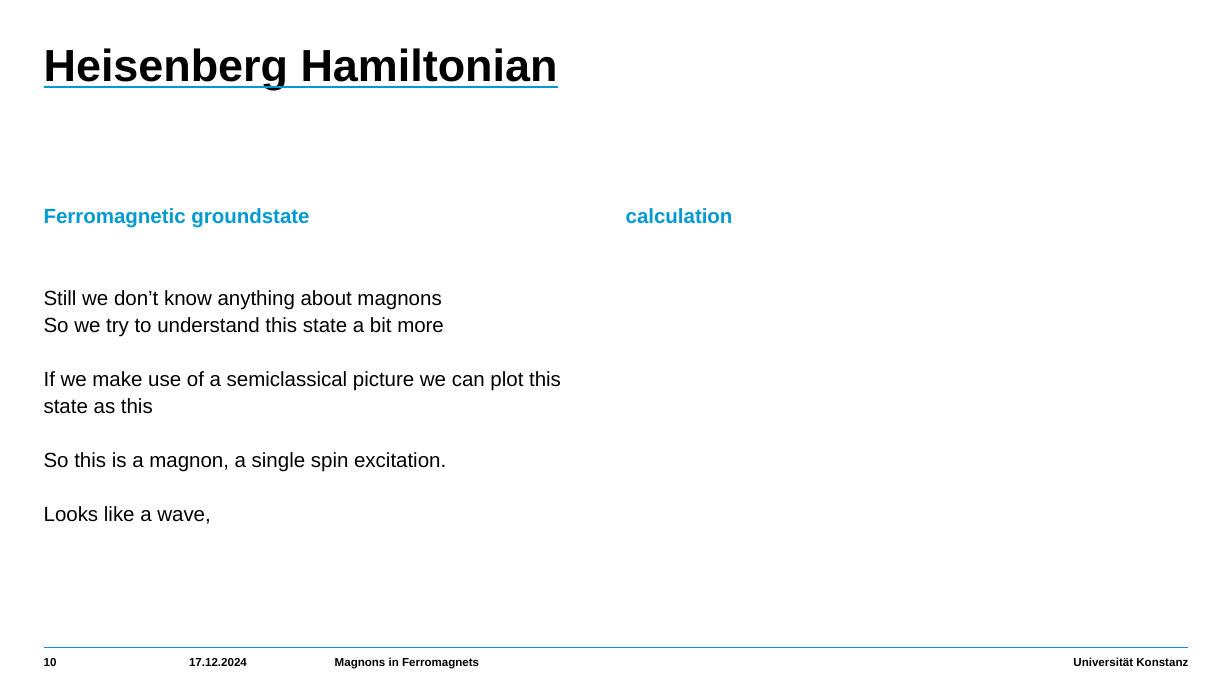
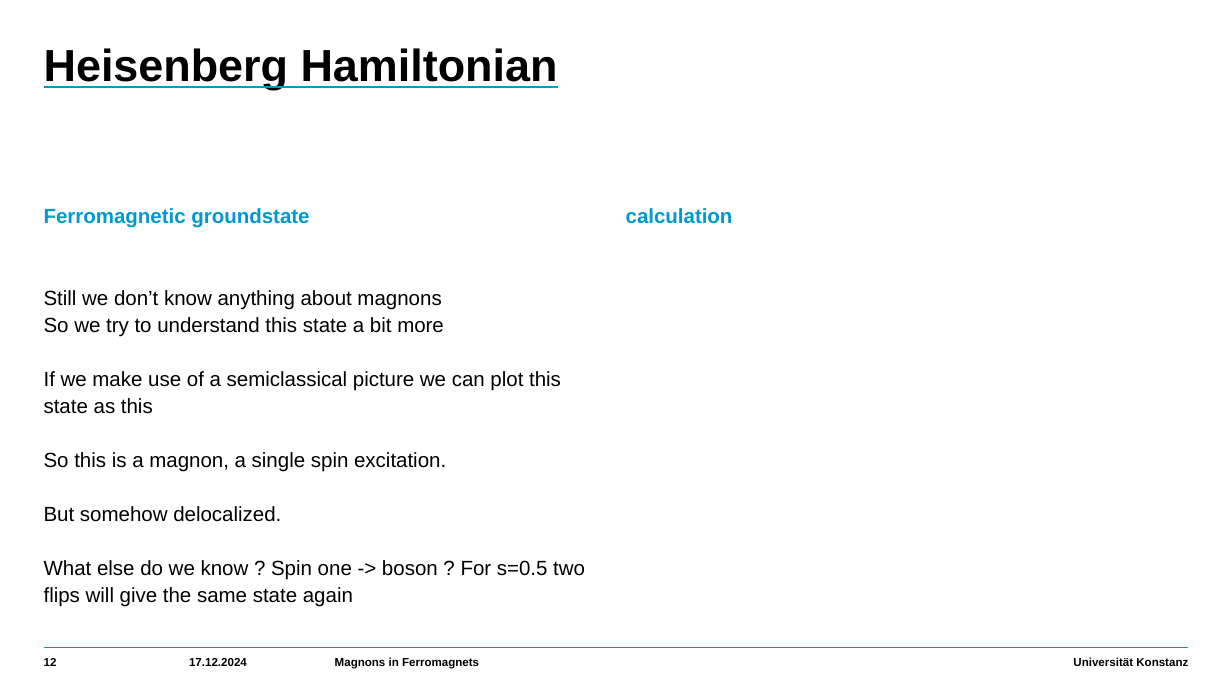
Before and after one commit to HolykingJulex/SeminarSaM, a slide deck: slide 12 of Vortrag.pptx (slide 10 before the commit). Drawn at 1232x693 pixels with LibreOffice and Linux fonts; fonts in the diff are those of the drawing. Boxes give left, top, right and bottom in pixels: in the first picture for what was removed or moved away, otherwise in the second. Text is boxed around its words. In the diff, an @@ line names an element or a change of style, - is before the commit and + after.

```diff
--- a/Vortrag.pptx
+++ b/Vortrag.pptx
@@ text at (44, 506, 585, 607): text changed @@
-  Looks like a wave,
+  But somehow delocalized.
+  What else do we know ? Spin one -> boson ? For s=0.5 two flips will give the same state again
@@ page number at (44, 658, 57, 666): text changed @@
-10
+12
```
Also in this commit, not shown: 6 other slides changed, 2 slides added.
